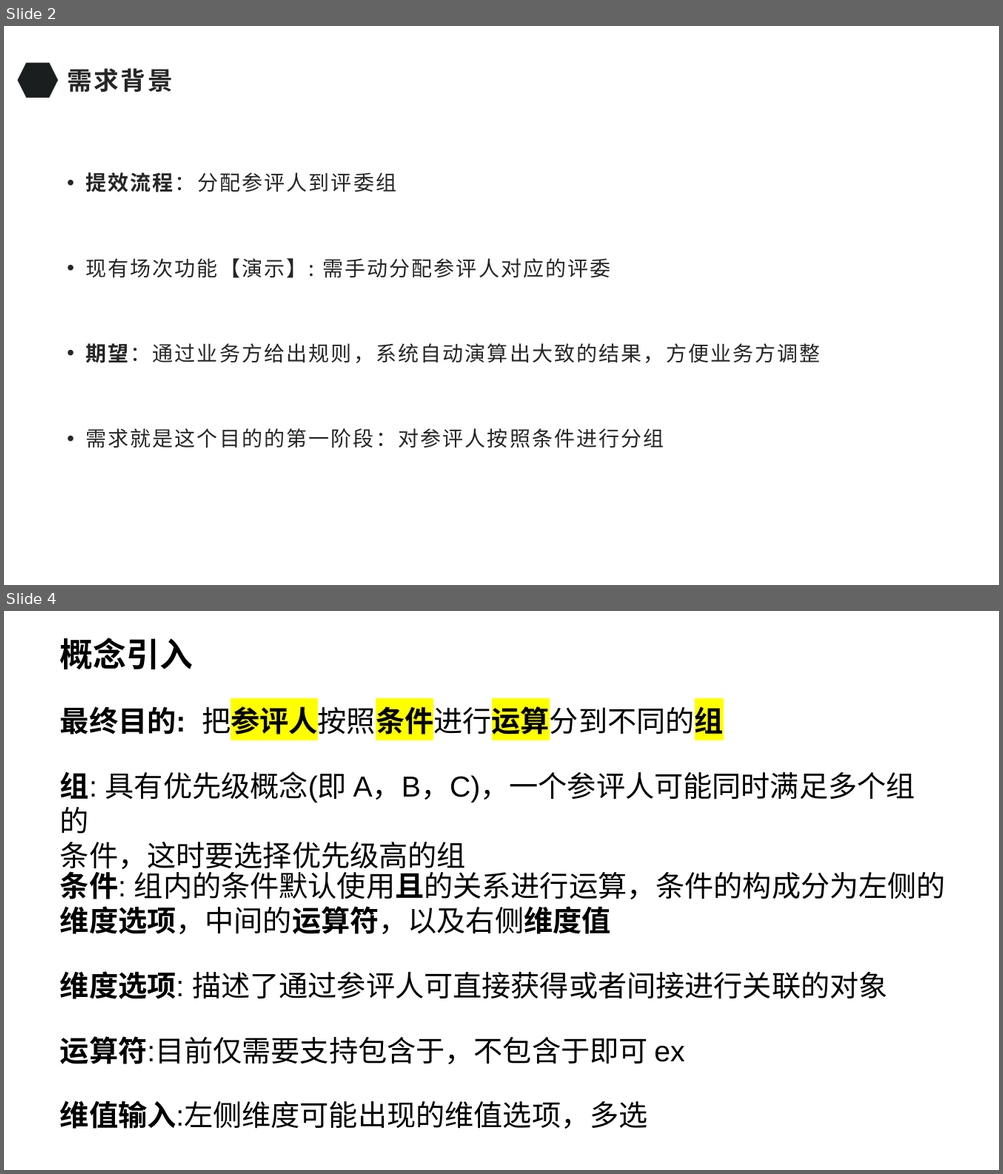
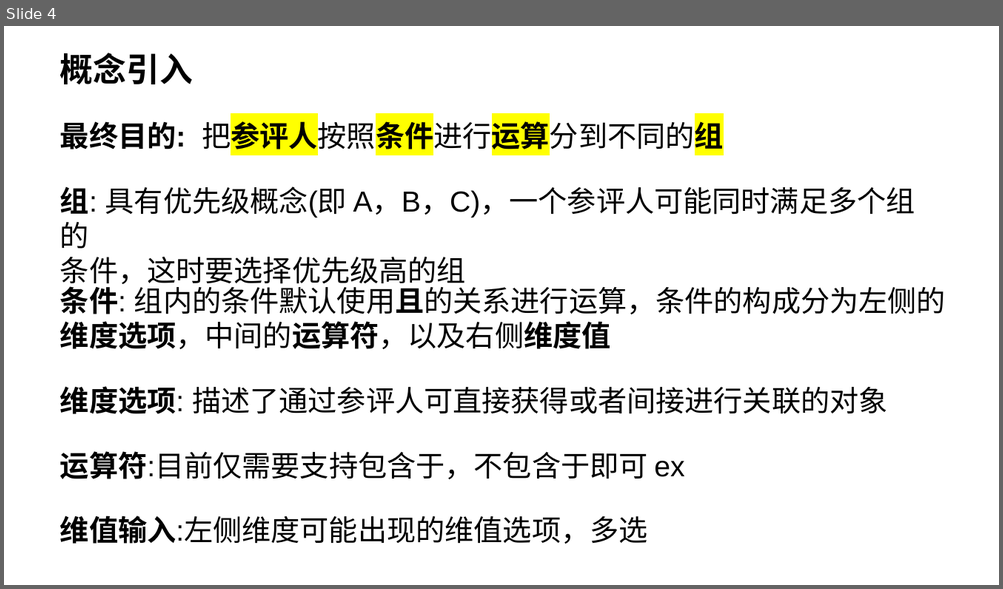
Before and after one commit to ReZeroS/zerobox, a slide deck: doc/rule-match.pptx. Shown one above the other, each under a label of ours: slides 2 and 4 before the commit, slide 4 after it; the slides between them are not shown. The pictures are 1003x1174 and 1003x589 pixels, drawn with LibreOffice and Linux fonts; fonts in the diff are those of the drawing. Boxes give left, top, right and bottom in pixels: in the first picture for what was removed or moved away, otherwise in the second. Text is boxed around its words. In the diff, an @@ line names an element or a change of style, - is before the commit and + after.

```diff
--- a/doc/rule-match.pptx
+++ b/doc/rule-match.pptx
@@ slide 2 removed at <box>4,26,999,585</box>, background #FFFFFF @@
@@ hexagon removed at <box>17,62,59,98</box> @@
@@ title removed at <box>67,68,173,92</box> @@
-需求背景
@@ text removed at <box>85,173,820,449</box> @@
-• 提效流程：分配参评人到评委组
-• 现有场次功能【演示】: 需手动分配参评人对应的评委
-• 期望：通过业务方给出规则，系统自动演算出大致的结果，方便业务方调整
-• 需求就是这个目的的第一阶段：对参评人按照条件进行分组
```
Also in this commit, not shown: 1 slide changed, 3 slides added, 2 other slides removed, 4 other files.
